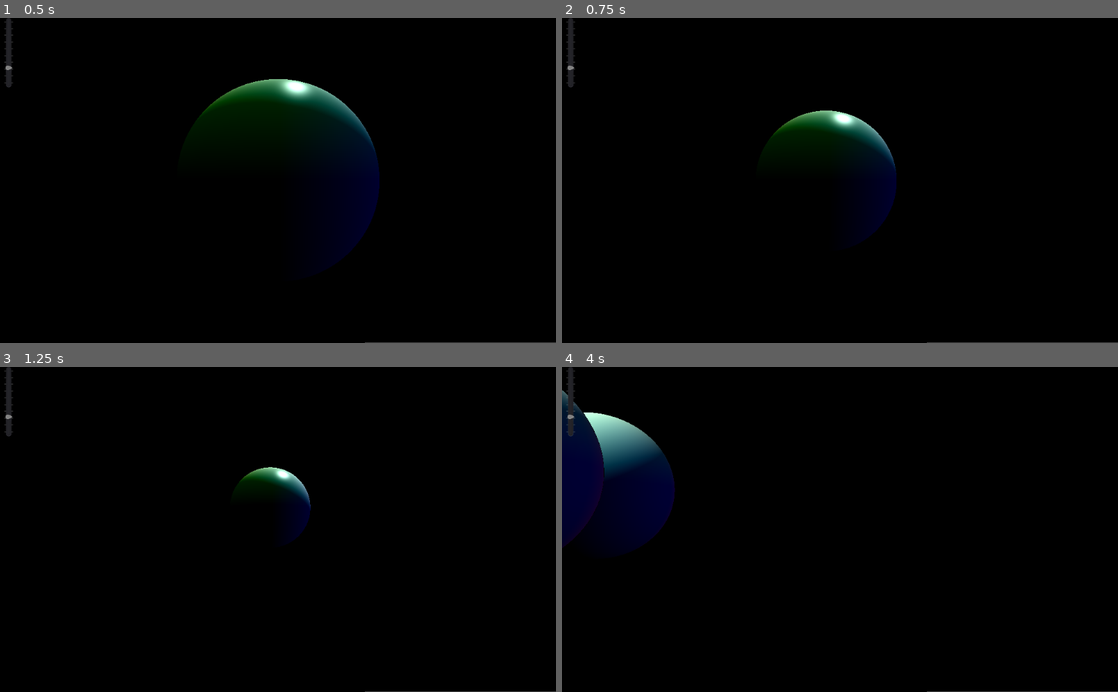
Above: before the commit, frames 1-4 (two rows, left to right).
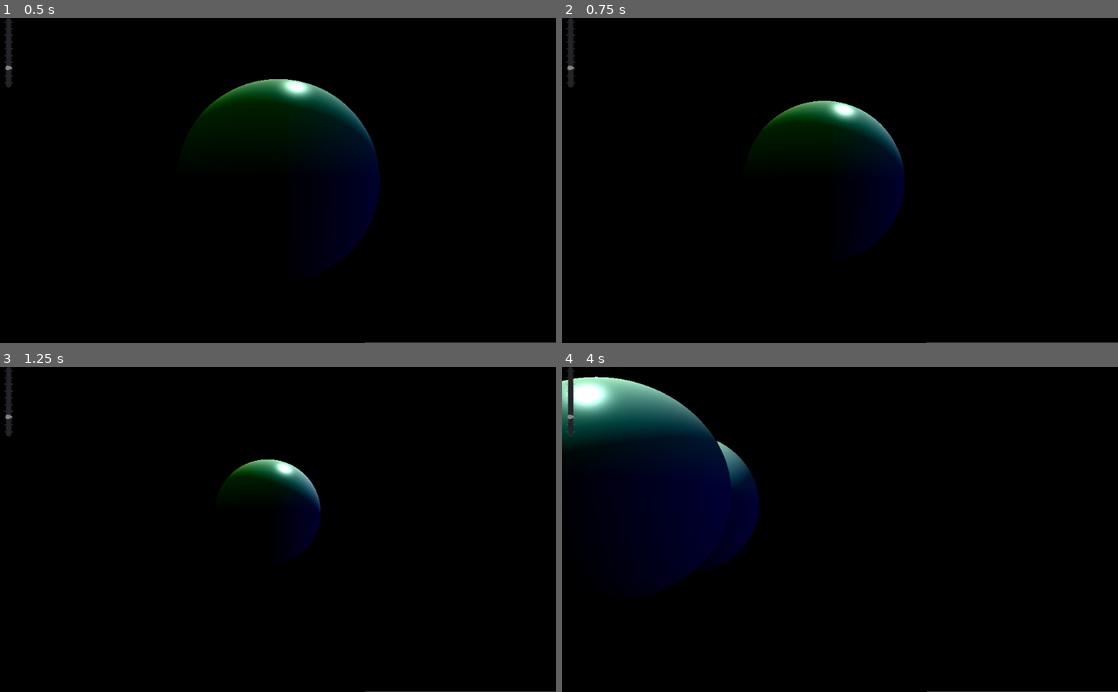
Above: after the commit, the same moments.

Repository: PLUkraine/raymarching-godot
Game: Godot game, scene res://RayMarching/RayMarching_main.tscn
Two runs of this game, one before a commit and one after it. Both use one fixed random seed, a clock stepped at 60 frames per second and the inputs below.
Inputs (mouse positions are in pixels of both pictures, inside the frame that each line leads up to):
- Up to frame 1 (0.5 s): no input
- Up to frame 2 (0.75 s): move the mouse to (867, 180) at 0.52 s; hold S (camera_backward) from 0.53 s (still down)
- Up to frame 3 (1.25 s): keep holding S (camera_backward); tap E (camera_down) at 0.8 s
- Up to frame 4 (4 s): move the mouse to (812, 529) at 1.27 s; release S (camera_backward) at 1.28 s; tap E (camera_down) at 1.35 s; tap W (camera_forward) at 1.55 s; move the mouse to (851, 523) at 2.02 s; hold W (camera_forward) 2.03-2.78 s; tap A (camera_left) at 2.3, 2.85 s; move the mouse to (834, 536) at 2.77 s; tap D (camera_right) at 3.05 s; move the mouse to (878, 532) at 3.52 s; hold D (camera_right) from 3.53 s (still down); tap Q (camera_up) at 3.8 s

Frame 1 is identical in both runs. In frame 2, 2.2% of the frame differs, in the area x 35-62%, y 25-71%; in frame 3, 1.3%; in frame 4, 13%, in the area x 0-36%, y 2-67%.

Commit message:
Fix camera bug. Minor refactoring
Fix bug when look up/down the world zooms in
Move methods, add comments

Diff:
--- a/RayMarching/CameraMovement.gd
+++ b/RayMarching/CameraMovement.gd
@@ -1,7 +1,8 @@
 extends Node
 
 export(float) var MOUSE_SENSITIVITY = 0.05
-export(float) var MAX_VELOCITY = 7
+export(float) var MAX_VELOCITY = 300
+
 var velocity: Vector3 = Vector3()
 var mouseOffsets: Vector2 = Vector2()
 
@@ -11,7 +12,7 @@
         cos(pitchRad) * cos(yawRad),
         sin(pitchRad),
         cos(pitchRad) * sin(yawRad)
-    )
+    ).normalized()
 
 
 func compute_direction_forward(yawRad) -> Vector3:
@@ -30,45 +31,46 @@
     )
 
 
-func process_input(delta):
-    # process movement
+func update_velocity(delta):
     var deltaStep = MAX_VELOCITY * delta
     var directionForward = compute_direction_forward(deg2rad(mouseOffsets.x))
     var directionRight = compute_direction_right(deg2rad(mouseOffsets.x))
-    velocity = Vector3()
+    self.velocity = Vector3()
 
     if Input.is_action_pressed("camera_left"):
-        velocity -= deltaStep * directionRight
+        self.velocity -= deltaStep * directionRight
     elif Input.is_action_pressed("camera_right"):
-        velocity += deltaStep * directionRight
+        self.velocity += deltaStep * directionRight
 
     if Input.is_action_pressed("camera_forward"):
-        velocity += deltaStep * directionForward
+        self.velocity += deltaStep * directionForward
     elif Input.is_action_pressed("camera_backward"):
-        velocity -= deltaStep * directionForward
+        self.velocity -= deltaStep * directionForward
 
     if Input.is_action_pressed("camera_up"):
-        velocity.y = deltaStep
+        self.velocity.y = deltaStep
     elif Input.is_action_pressed("camera_down"):
-        velocity.y = -deltaStep
+        self.velocity.y = -deltaStep
 
-    # lock/unlock mouse cursor
-    if Input.is_action_just_pressed("ui_cancel"):
-        if Input.get_mouse_mode() == Input.MOUSE_MODE_CAPTURED:
-            Input.set_mouse_mode(Input.MOUSE_MODE_VISIBLE)
-        else:
-            Input.set_mouse_mode(Input.MOUSE_MODE_CAPTURED)
+
+func update_camera_position(delta):
+    var colorRect = get_parent()
+    var curPos = colorRect.material.get_shader_param("cameraPos")
+    var newPos = curPos + self.velocity * delta
+    colorRect.material.set_shader_param("cameraPos", newPos)
 
 
 func _ready():
-    # by default we want to lock the mouse cursor
+    # we want to lock the mouse cursor at the start of the app
     Input.set_mouse_mode(Input.MOUSE_MODE_CAPTURED)
 
 
 func _input(event):
+    # update camera's front vector
     if event is InputEventMouseMotion and Input.get_mouse_mode() == Input.MOUSE_MODE_CAPTURED:
         mouseOffsets += event.relative * MOUSE_SENSITIVITY
-        mouseOffsets.y = clamp(mouseOffsets.y, -75.0, 75.0)
+        # keep pitch in (-90, 90) degrees range to prevent reversing the camera
+        mouseOffsets.y = clamp(mouseOffsets.y, -87.0, 87.0)
         var newDirection = compute_direction(
             deg2rad(-mouseOffsets.y),
             deg2rad(mouseOffsets.x)
@@ -77,10 +79,14 @@
         var colorRect = get_parent()
         colorRect.material.set_shader_param("front", newDirection)
 
+    # lock/unlock mouse cursor
+    if event.is_action_pressed("ui_cancel"):
+        if Input.get_mouse_mode() == Input.MOUSE_MODE_CAPTURED:
+            Input.set_mouse_mode(Input.MOUSE_MODE_VISIBLE)
+        else:
+            Input.set_mouse_mode(Input.MOUSE_MODE_CAPTURED)
+
 
 func _physics_process(delta):
-    process_input(delta)
-    var colorRect = get_parent()
-    var pos = colorRect.material.get_shader_param("cameraPos")
-    pos += velocity * delta
-    colorRect.material.set_shader_param("cameraPos", pos)
+    update_velocity(delta)
+    update_camera_position(delta)
--- a/RayMarching/FovSlider.gd
+++ b/RayMarching/FovSlider.gd
@@ -15,7 +15,7 @@
 
 func _input(event):
     # scroll wheel to change fov
-    if event is InputEventMouseButton and Input.get_mouse_mode() == Input.MOUSE_MODE_CAPTURED:
+    if event is InputEventMouseButton:
         if event.is_pressed():
             if event.button_index == BUTTON_WHEEL_UP:
                 value -= wheelStep
--- a/RayMarching/RayMarching_main.tscn
+++ b/RayMarching/RayMarching_main.tscn
@@ -19,8 +19,8 @@
 uniform vec3 lightPos = vec3(0.0, 5.0, 0.0);
 
 uniform float fov = 45.0;
-uniform vec3 cameraPos = vec3(0.0, 0.0, -5.0);
-uniform vec3 front = vec3(0.0, 0.0, 1.0);
+uniform vec3 cameraPos = vec3(-5.0, 0.0, 0.0);
+uniform vec3 front = vec3(1.0, 0.0, 0.0);
 uniform vec3 up = vec3(0.0, 1.0, 0.0);
 
 float sdPlane( vec3 p, vec4 n )
@@ -106,7 +106,7 @@
 	vec2 offsets = screenCoord * tan(fov2);
 
 	vec3 rayFront = normalize(front);
-	vec3 rayRight = cross(rayFront, normalize(up));
+	vec3 rayRight = normalize(cross(rayFront, normalize(up)));
 	vec3 rayUp = cross(rayRight, rayFront);
 	vec3 rayDir = rayFront + rayRight * offsets.x + rayUp * offsets.y;
 
@@ -151,9 +151,8 @@
 anchor_bottom = 1.0
 script = ExtResource( 1 )
 
-[node name="CameraMovemnet" type="Node" parent="Control/ColorRect"]
+[node name="CameraMovement" type="Node" parent="Control/ColorRect"]
 script = ExtResource( 2 )
-MAX_VELOCITY = 500.0
 
 [node name="UI" type="Control" parent="Control"]
 anchor_right = 1.0
